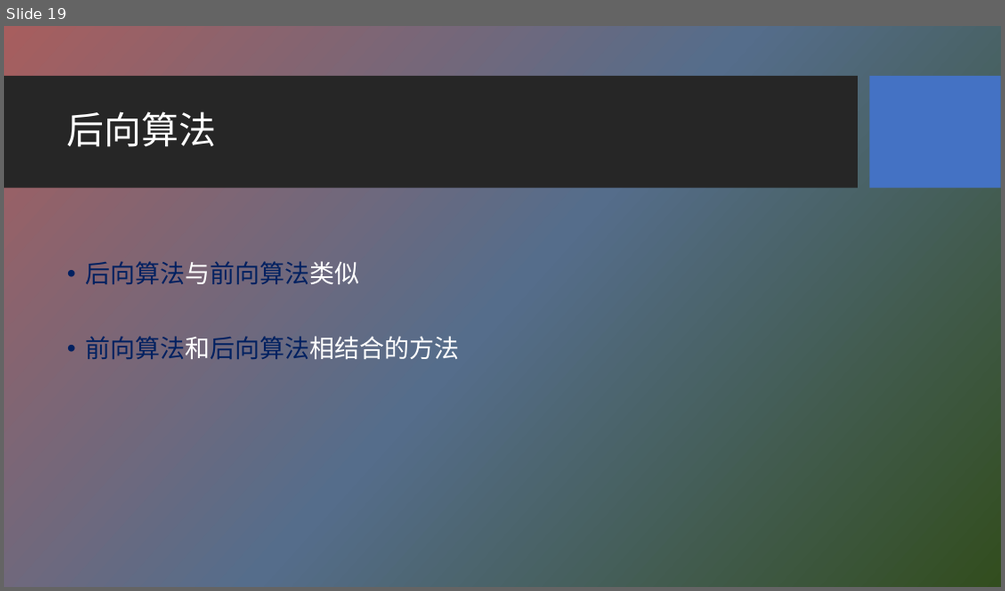
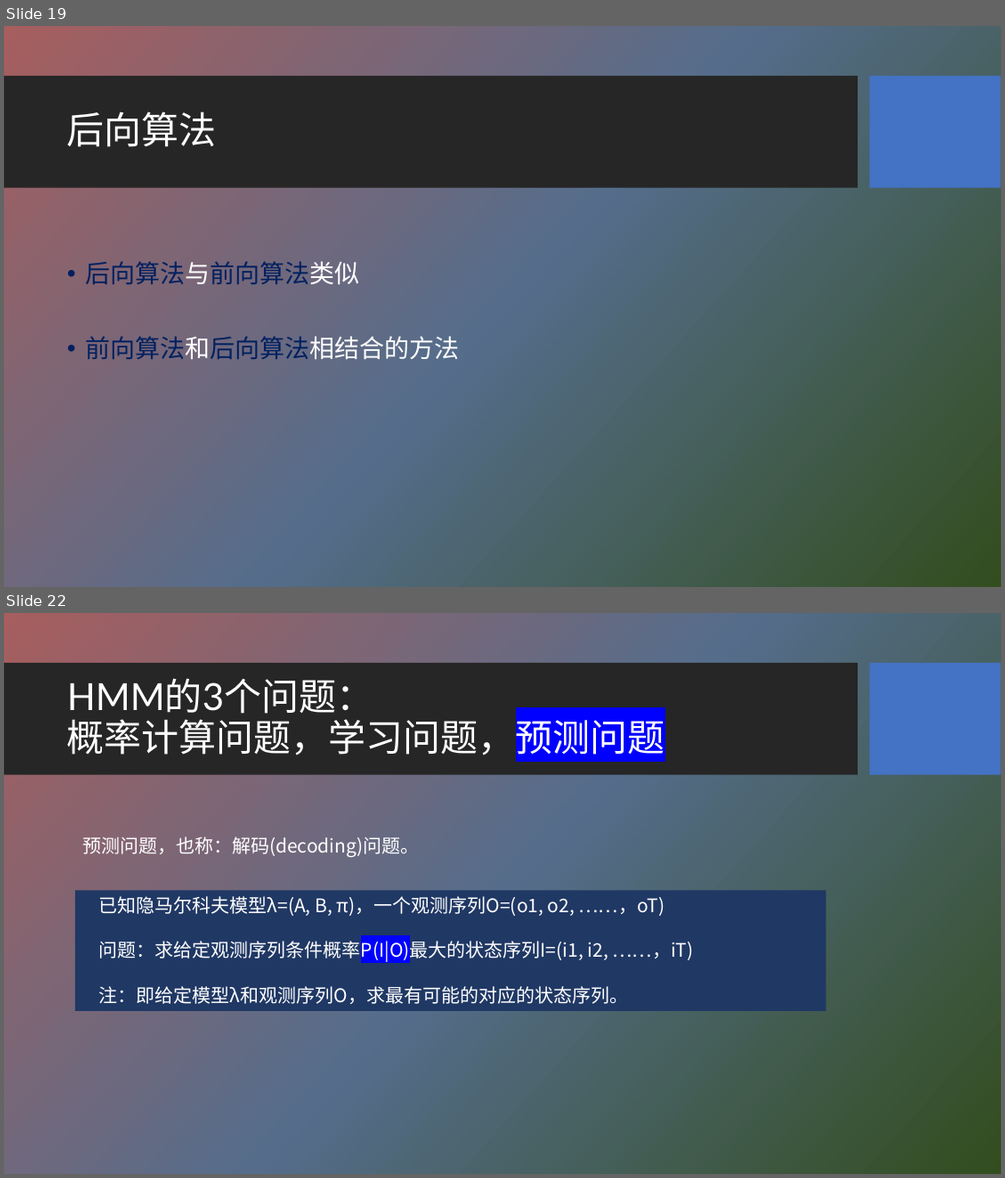
Before and after one commit to HBU/NLP_PPT, a slide deck: PPT-2020/ch04 隐马尔科夫模型.pptx. Shown one above the other, each under a label of ours: slide 19 before the commit, slides 19 and 22 after it; the slides between them are not shown. The pictures are 1005x591 and 1005x1178 pixels, drawn with LibreOffice and Linux fonts; fonts in the diff are those of the drawing; background and template pictures are left out. Boxes give left, top, right and bottom in pixels: in the first picture for what was removed or moved away, otherwise in the second. Text is boxed around its words. In the diff, an @@ line names an element or a change of style, - is before the commit and + after.

```diff
--- a/PPT-2020/ch04 隐马尔科夫模型.pptx
+++ b/PPT-2020/ch04 隐马尔科夫模型.pptx
@@ slide 22 added at (x1=4, y1=613, x2=1001, y2=1174), background picture (left out); not listed: 2 template elements that a slide beside it also shows @@
@@ title added at (x1=67, y1=678, x2=665, y2=760), 36 pt, text #FFFFFF @@
+HMM的3个问题：
+概率计算问题，学习问题，预测问题
@@ text added at (x1=82, y1=836, x2=419, y2=857), 18 pt, text #FFFFFF @@
+预测问题，也称：解码(decoding)问题。
@@ rectangle added at (x1=75, y1=891, x2=825, y2=1012), fill #203864, 18 pt, text #FFFFFF @@
+已知隐马尔科夫模型λ=(A, B, π)，一个观测序列O=(o1, o2, ……，oT)
+问题：求给定观测序列条件概率P(I|O)最大的状态序列I=(i1, i2, ……，iT)
+注：即给定模型λ和观测序列O，求最有可能的对应的状态序列。
```
Also in this commit, not shown: 2 slides changed, 3 other slides added.
